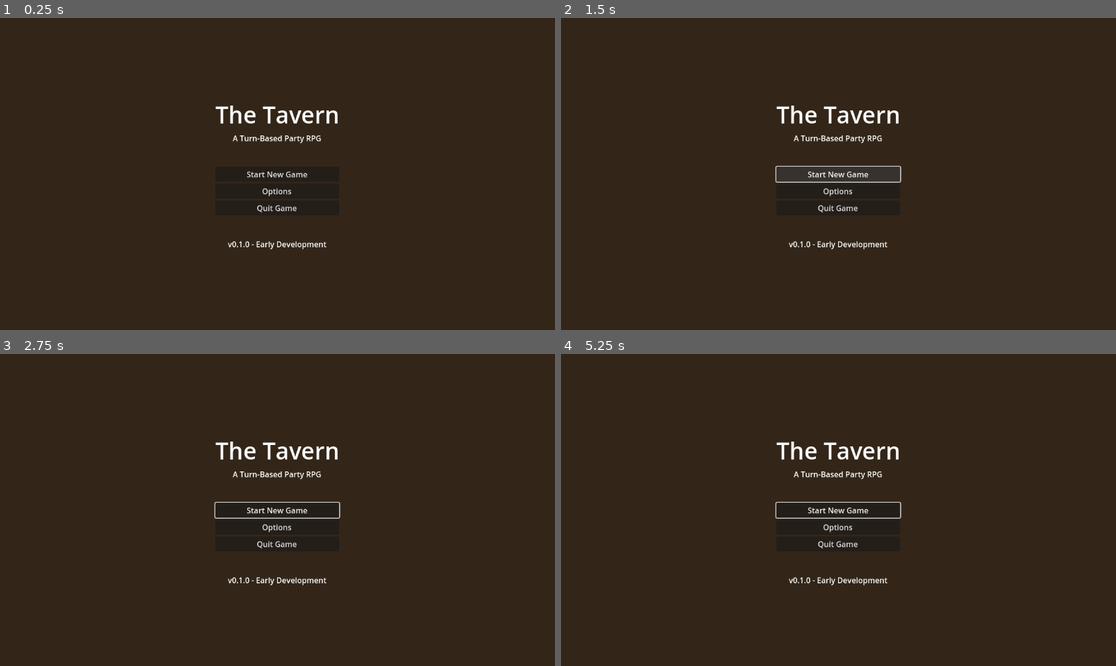
Above: before the commit, frames 1-4 (two rows, left to right).
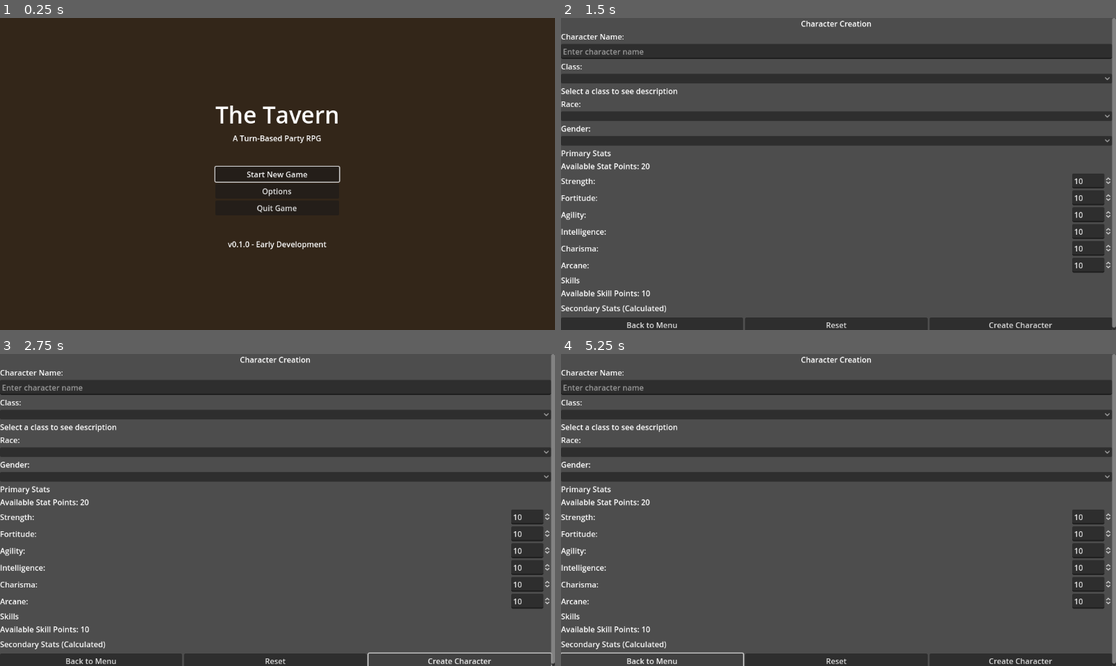
Above: after the commit, the same moments.

Repository: Hedocratic/The-tavern
Game: Godot game, scene res://scenes/MainMenu.tscn
The game is run twice, just before and just after one commit, with the same random seed, the same clock (stepped at 60 frames per second) and the same inputs.
Inputs (mouse positions are in pixels of both pictures, inside the frame that each line leads up to):
- Up to frame 1 (0.25 s): no input
- Up to frame 2 (1.5 s): click "Start New Game" at 0.5 s; click (838, 174) at 1.25 s, where only the run before the commit has a clickable "Start New Game"
- Up to frame 3 (2.75 s): click (460, 659) at 2 s, where only the run after the commit has a clickable "Create Character"
- Up to frame 4 (5.25 s): click (1021, 659) at 2.75 s, where only the run after the commit has a clickable "Create Character"; click (838, 510) at 3.5 s, where only the run before the commit has a clickable "Start New Game"; click (1021, 659) at 4.25 s, where only the run after the commit has a clickable "Create Character"; click (649, 659) at 5 s, where only the run after the commit has a clickable "Back to Menu"

The runs differ from the first frame. In frame 1, 0.2% of the frame differs, in the area x 38-62%, y 47-53%; in frame 2, 82%; in frame 3, 83%; in frame 4, 83%, in the area x 0-100%, y 0-100%.
Error before the commit: Invalid access to property or key 'pressed' on a base object of type 'null instance'. (res://scripts/MainMenu.gd:12)
Error after the commit: Parse Error: Expected parameter name. (res://scripts/CharacterCreation.gd:157)

Commit message:
Fix MainMenu node path references to match scene structure
Co-authored-by: Hedocratic <191399720+Hedocratic@users.noreply.github.com>

Diff:
--- a/scripts/MainMenu.gd
+++ b/scripts/MainMenu.gd
@@ -3,9 +3,9 @@
 # Main Menu Script
 # Handles the main entry point of The Tavern game
 
-@onready var start_button = $VBoxContainer/StartButton
-@onready var options_button = $VBoxContainer/OptionsButton
-@onready var quit_button = $VBoxContainer/QuitButton
+@onready var start_button = $CenterContainer/VBoxContainer/VBoxContainer/StartButton
+@onready var options_button = $CenterContainer/VBoxContainer/VBoxContainer/OptionsButton
+@onready var quit_button = $CenterContainer/VBoxContainer/VBoxContainer/QuitButton
 
 func _ready():
 	# Connect button signals
